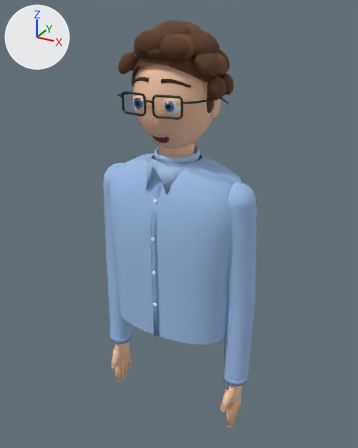
What one commit did to the Blender file 3d/conversational-assistant/assets/models/conversational-assistant.blend.
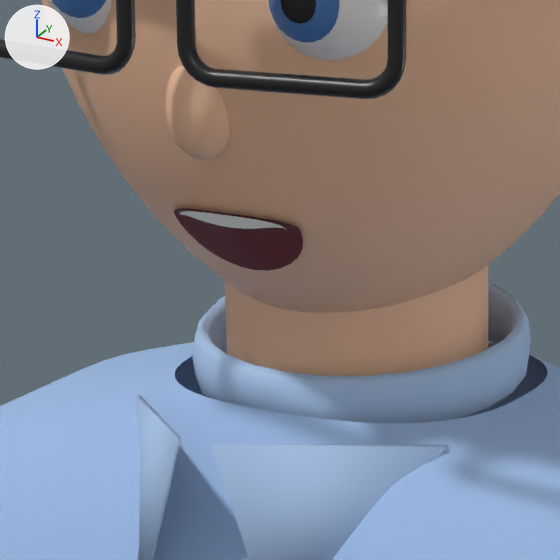
Old and new are each drawn whole from a camera (50 mm lens) standing at (0.556, -0.994, 1.812) and looking at (-0.005, 0.026, 1.302) and again close up on the part from 36% to 57% of the width and 24% to 41% of the height. The lights are fixed; the arrows at upper left show +X, +Y and +Z. The last two pictures show the newer version. Both versions are drawn at full value of the shape key 'viseme_aa' of 'Mouth'; the numbers are the values there.

In view in the first close-up: 'Body', 'Eyes', 'Glasses', 'Head', 'Mouth'.
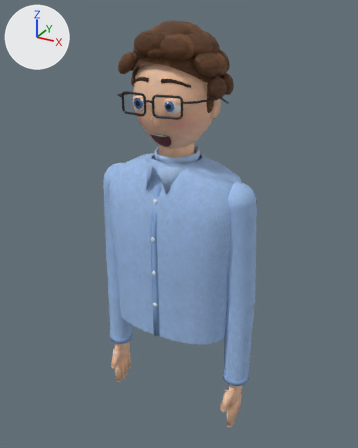
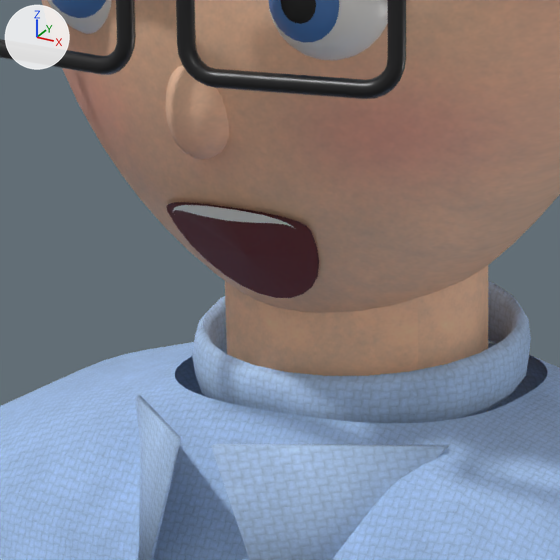
Where the change shows, as pixel boxes (x1, y1, x2, y2) in the close-ups (560 x 560 px):
'Mouth', reshaped (18% wider, 52% taller): before (174, 208, 303, 271); after (166, 202, 319, 298)

The change, as a list of edits to the scene's bpy script:
```text
Change me_mouth:
    used by ob_mouth; location = (0.0, 0.0, 0.0)
    remove me_mouth.from_pydata(...)  # 59 vertices, 42 faces; spans x -0.022..0.022, y -0.076..-0.0586, z 1.5325..1.5535
    add me_mouth.from_pydata(...)  # 59 vertices, 42 faces; spans x -0.025..0.025, y -0.0777..-0.0461, z 1.521..1.556
    me_mouth part 1: 59 of 59 vertices moved; they spanned x -0.022..0.022, y -0.076..-0.0586, z 1.5325..1.5535 and now span x -0.025..0.025, y -0.0777..-0.0461, z 1.521..1.556; mean shift (0.0, 0.0015, -0.0007)
```
